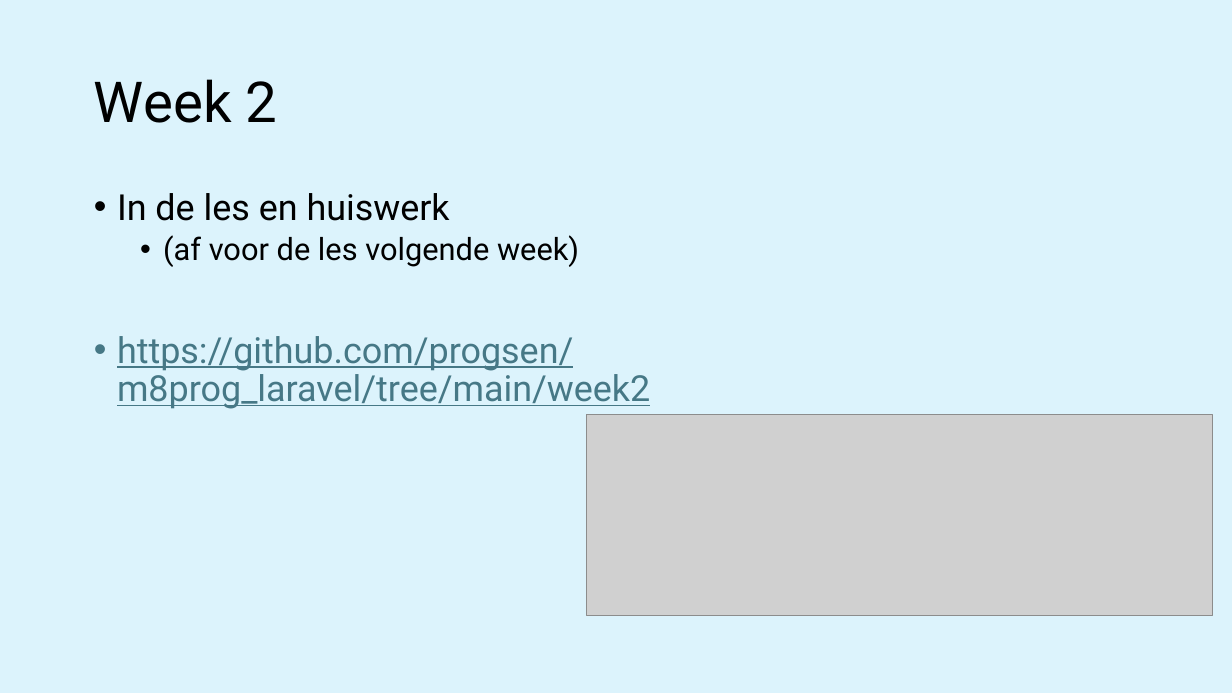
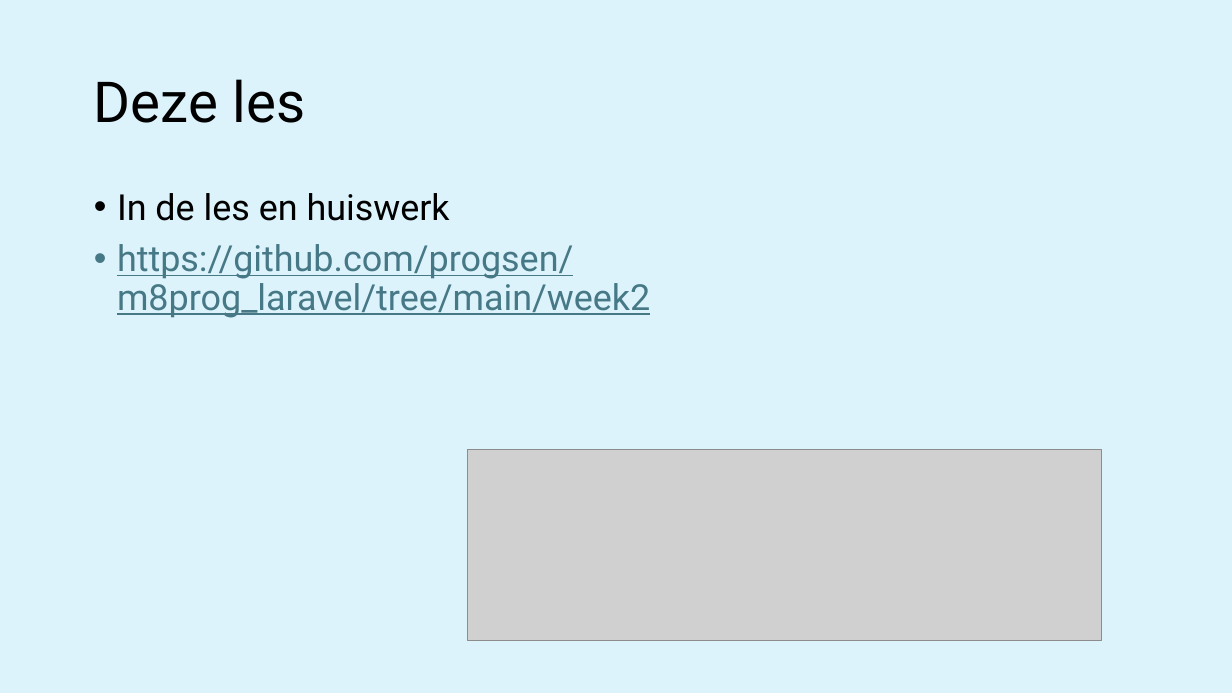
Before and after one commit to progsen/m8prog_laravel, a slide deck: slide 10 of week2 - Routes and Layout/M8Prog laravel 03 - Layouts.pptx. Drawn at 1232x693 pixels with LibreOffice and Linux fonts; fonts in the diff are those of the drawing; grey boxes stand for pictures. Boxes give left, top, right and bottom in pixels: in the first picture for what was removed or moved away, otherwise in the second. Text is boxed around its words. In the diff, an @@ line names an element or a change of style, - is before the commit and + after.

Commit message:
week 3-4

```diff
--- a/week2 - Routes and Layout/M8Prog laravel 03 - Layouts.pptx
+++ b/week2 - Routes and Layout/M8Prog laravel 03 - Layouts.pptx
@@ title at (94, 79, 305, 123): text changed @@
-Week 2
+Deze les
@@ text at (163, 235, 579, 267): paragraph removed @@
-  • (af voor de les volgende week)
@@ picture: place and size @@
-picture at (587, 415, 1213, 616)
+picture at (468, 450, 1102, 641)
```
Also in this commit, not shown: 8 other files.
